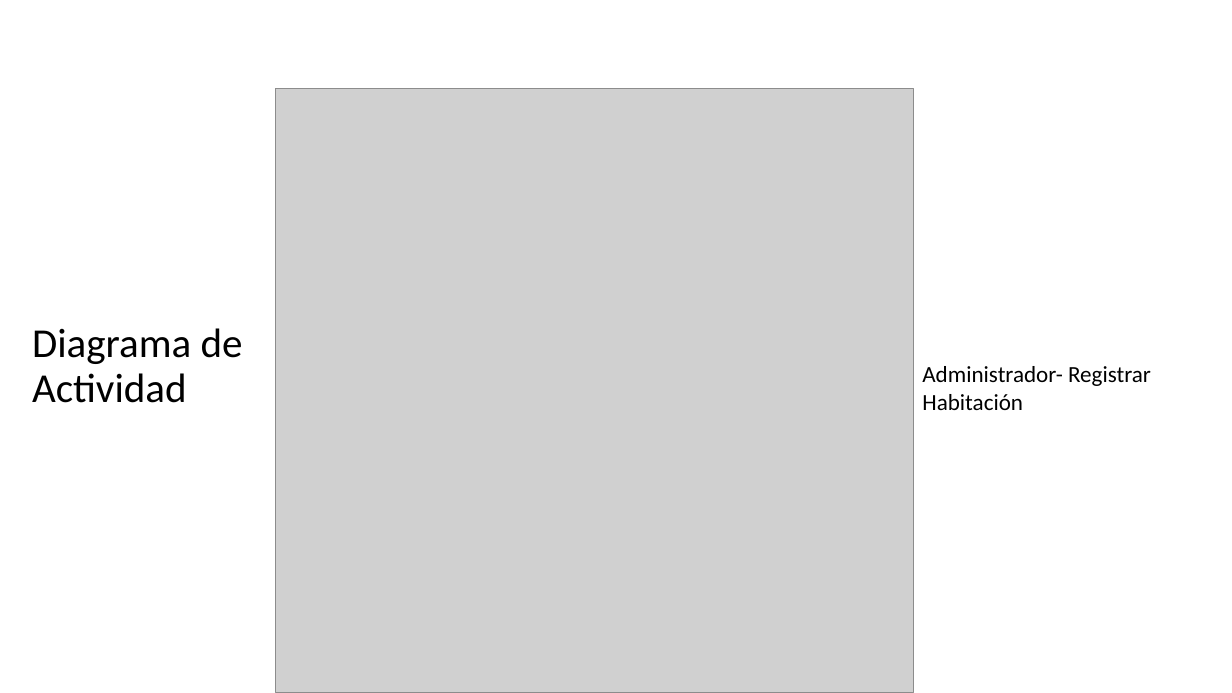
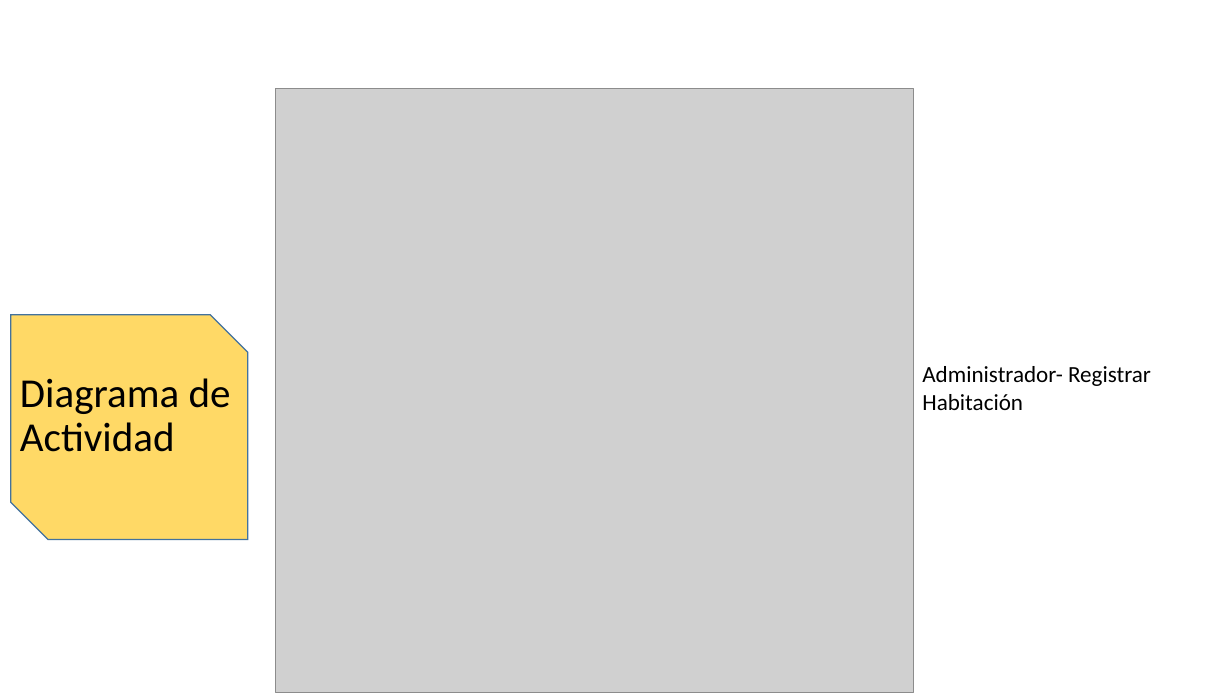
Before and after one commit to hugoaraya/Portafolio_2.0, a slide deck: slide 9 of Evidencias Documentales/Presentacion/Presentación-Portafolio-Proyecto_Hostal_2018 .pptx (slide 11 before the commit). Drawn at 1232x693 pixels with LibreOffice and Linux fonts; fonts in the diff are those of the drawing; grey boxes stand for pictures; background and template pictures are left out. Boxes give left, top, right and bottom in pixels: in the first picture for what was removed or moved away, otherwise in the second. Text is boxed around its words. In the diff, an @@ line names an element or a change of style, - is before the commit and + after.

```diff
--- a/Evidencias Documentales/Presentacion/Presentación-Portafolio-Proyecto_Hostal_2018 .pptx
+++ b/Evidencias Documentales/Presentacion/Presentación-Portafolio-Proyecto_Hostal_2018 .pptx
@@ snip diag rect added at (11, 315, 249, 540), fill #FFD966, outline #43739E 1 pt @@
@@ text "Diagrama de Actividad": place and size @@
-text "Diagrama de Actividad" at (32, 328, 243, 403)
+text "Diagrama de Actividad" at (20, 378, 231, 452)
```
Also in this commit, not shown: 3 other slides changed, 3 slides added, 3 slides removed, 2 other files.
